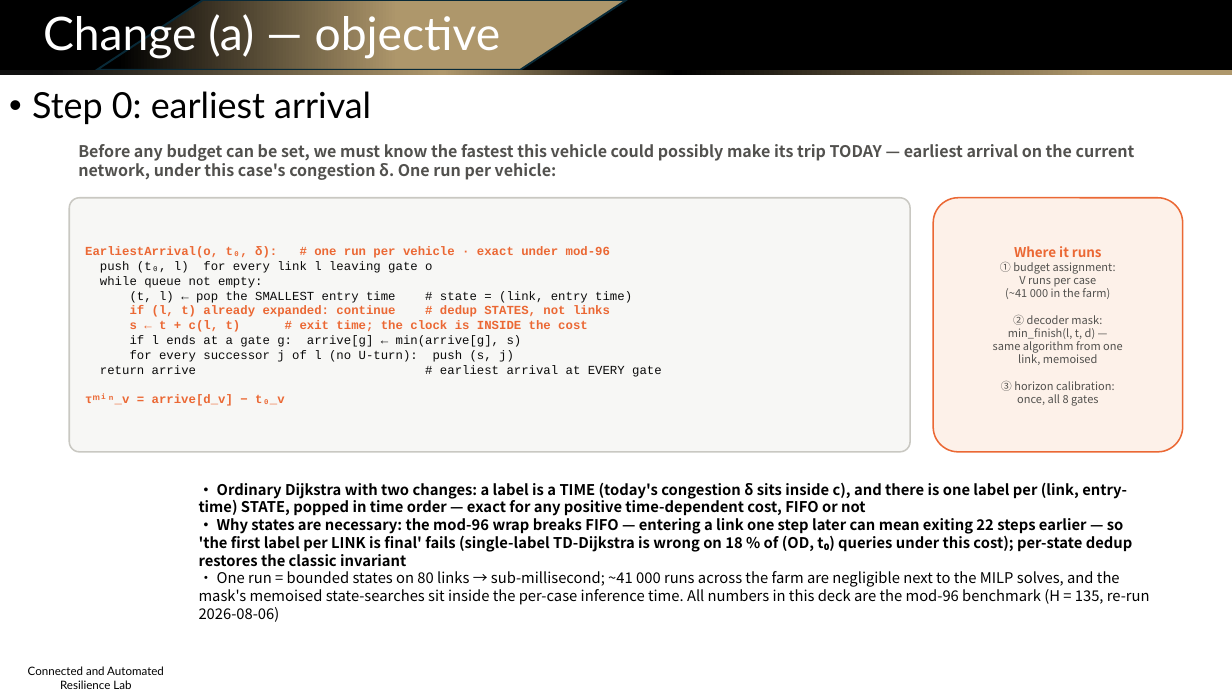
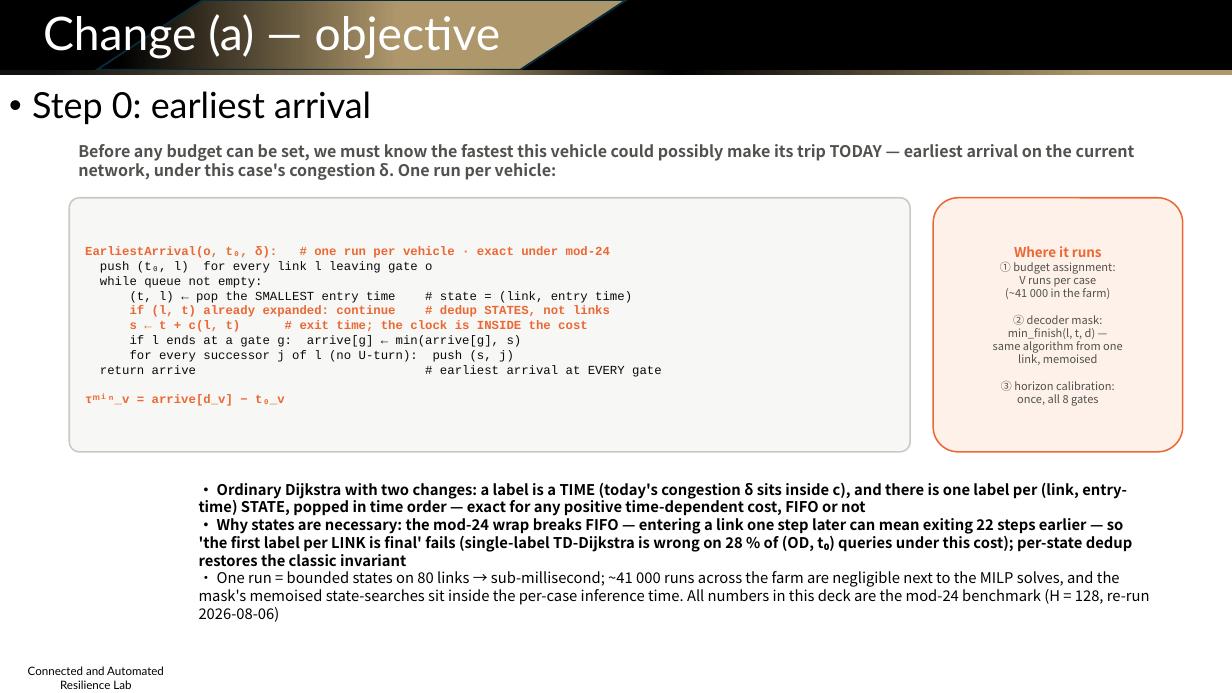
Before and after one commit to Dylan-Wyl10/RoboSense, a slide deck: slide 11 of experiments/20260804-budget-conditioning/ppt/sensing_routing_method_and_results.pptx. Drawn at 1232x693 pixels with LibreOffice and Linux fonts; fonts in the diff are those of the drawing; background and template pictures are left out. Boxes give left, top, right and bottom in pixels: in the first picture for what was removed or moved away, otherwise in the second. Text is boxed around its words. In the diff, an @@ line names an element or a change of style, - is before the commit and + after.

```diff
--- a/experiments/20260804-budget-conditioning/ppt/sensing_routing_method_and_results.pptx
+++ b/experiments/20260804-budget-conditioning/ppt/sensing_routing_method_and_results.pptx
@@ text in rounded rectangle at [85, 246, 610, 258]: text changed @@
-EarliestArrival(o, t₀, δ): # one run per vehicle · exact under mod-96
+EarliestArrival(o, t₀, δ): # one run per vehicle · exact under mod-24
@@ text at [199, 515, 1150, 622]: text changed @@
-• Why states are necessary: the mod-96 wrap breaks FIFO — entering a link one step later can mean exiting 22 steps earlier — so 'the first label per LINK is final' fails (single-label TD-Dijkstra is wrong on 18 % of (OD, t₀) queries under this cost); per-state dedup restores the classic invariant
-• One run = bounded states on 80 links → sub-millisecond; ~41 000 runs across the farm are negligible next to the MILP solves, and the mask's memoised state-searches sit inside the per-case inference time. All numbers in this deck are the mod-96 benchmark (H = 135, re-run 2026-08-06)
+• Why states are necessary: the mod-24 wrap breaks FIFO — entering a link one step later can mean exiting 22 steps earlier — so 'the first label per LINK is final' fails (single-label TD-Dijkstra is wrong on 28 % of (OD, t₀) queries under this cost); per-state dedup restores the classic invariant
+• One run = bounded states on 80 links → sub-millisecond; ~41 000 runs across the farm are negligible next to the MILP solves, and the mask's memoised state-searches sit inside the per-case inference time. All numbers in this deck are the mod-24 benchmark (H = 128, re-run 2026-08-06)
```
Also in this commit, not shown: 12 other slides changed, 24 other files.
